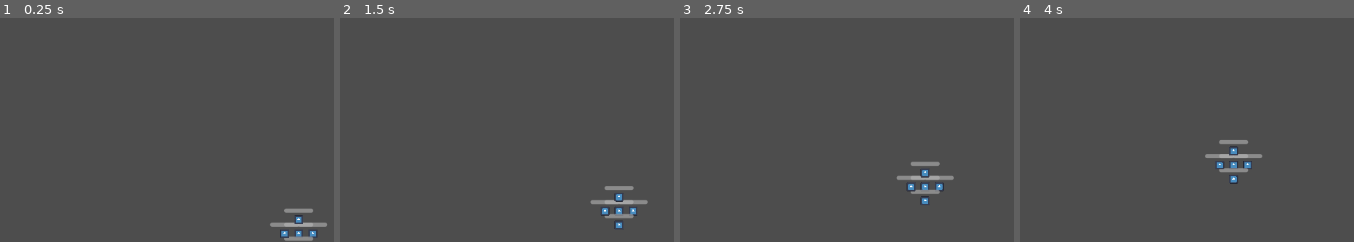
Above: before the commit, frames 1-4 (left to right).
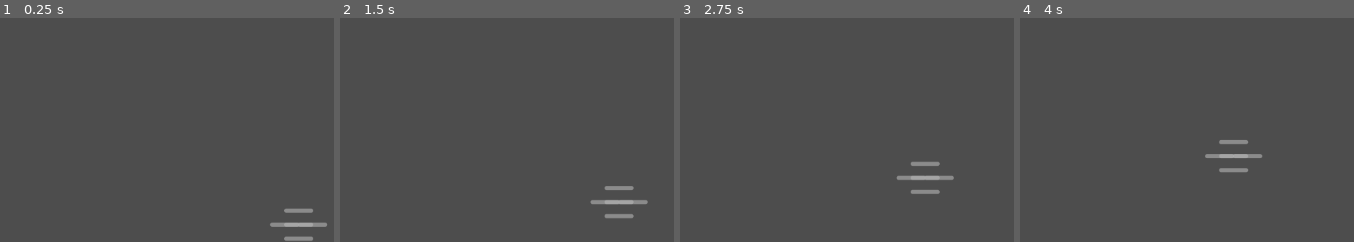
Above: after the commit, the same moments.

Repository: lm98/team-survival
Game: Godot game, scene res://scenes/game.tscn
Same seed, same stepped clock (60 frames per second), same inputs: the game is played once before the commit and once after it. The engine's default icon, where the game draws it, is replaced by a stand-in: a white triangle on a blue panel in a dark square.
Inputs (mouse positions are % of the whole screen's width and height, from its top left):
- Up to frame 1 (0.25 s): no input
- Up to frame 2 (1.5 s): tap Enter at 0.5 s; move the mouse to (69, 45) at 0.52 s; click (69, 45) at 0.6 s; move the mouse to (19, 55) at 1.27 s; click (19, 55) at 1.35 s
- Up to frame 3 (2.75 s): move the mouse to (55, 28) at 2.02 s; click (55, 28) at 2.1 s
- Up to frame 4 (4 s): move the mouse to (37, 70) at 2.77 s; click (37, 70) at 2.85 s; move the mouse to (79, 65) at 3.52 s; click (79, 65) at 3.6 s
The pictures show only the part of the screen within x 50-100%, y 50-100%; the shares and areas given below are measured in that part.

The runs differ from the first frame. In frame 1, 0.3% of the frame differs, in the area x 83-95%, y 87-99%; in frame 2, 0.4%; in frame 3, 0.4%; in frame 4, 0.4%, in the area x 58-70%, y 57-75%.

Commit message:
feat: add fighter red character

Diff:
--- /dev/null
+++ b/scenes/fighter_red.tscn
@@ -0,0 +1,85 @@
+[gd_scene load_steps=12 format=3 uid="uid://dcce2npwnklhf"]
+
+[ext_resource type="Script" path="res://scripts/team_member.gd" id="1_ryqld"]
+[ext_resource type="Texture2D" uid="uid://bcbxcmgwp8q43" path="res://assets/sprites/FighterRed.png" id="2_my3r3"]
+[ext_resource type="PackedScene" uid="uid://bj6kr4ty7c8f3" path="res://scenes/health_component.tscn" id="3_uterg"]
+
+[sub_resource type="AtlasTexture" id="AtlasTexture_ba867"]
+atlas = ExtResource("2_my3r3")
+region = Rect2(0, 0, 16, 16)
+
+[sub_resource type="AtlasTexture" id="AtlasTexture_13k0f"]
+atlas = ExtResource("2_my3r3")
+region = Rect2(0, 0, 16, 16)
+
+[sub_resource type="AtlasTexture" id="AtlasTexture_8d0g8"]
+atlas = ExtResource("2_my3r3")
+region = Rect2(0, 16, 16, 16)
+
+[sub_resource type="AtlasTexture" id="AtlasTexture_jqaf4"]
+atlas = ExtResource("2_my3r3")
+region = Rect2(0, 32, 16, 16)
+
+[sub_resource type="AtlasTexture" id="AtlasTexture_b8jb7"]
+atlas = ExtResource("2_my3r3")
+region = Rect2(0, 48, 16, 16)
+
+[sub_resource type="SpriteFrames" id="SpriteFrames_jpgfh"]
+animations = [{
+"frames": [{
+"duration": 1.0,
+"texture": SubResource("AtlasTexture_ba867")
+}],
+"loop": true,
+"name": &"idle",
+"speed": 5.0
+}, {
+"frames": [{
+"duration": 1.0,
+"texture": SubResource("AtlasTexture_13k0f")
+}, {
+"duration": 1.0,
+"texture": SubResource("AtlasTexture_8d0g8")
+}, {
+"duration": 1.0,
+"texture": SubResource("AtlasTexture_jqaf4")
+}, {
+"duration": 1.0,
+"texture": SubResource("AtlasTexture_b8jb7")
+}],
+"loop": true,
+"name": &"move",
+"speed": 5.0
+}]
+
+[sub_resource type="RectangleShape2D" id="RectangleShape2D_pv73l"]
+size = Vector2(12, 14)
+
+[sub_resource type="CircleShape2D" id="CircleShape2D_32xss"]
+
+[node name="FighterRed" type="CharacterBody2D"]
+collision_layer = 3
+script = ExtResource("1_ryqld")
+
+[node name="AnimatedSprite2D" type="AnimatedSprite2D" parent="."]
+sprite_frames = SubResource("SpriteFrames_jpgfh")
+animation = &"idle"
+autoplay = "idle"
+
+[node name="CollisionShape2D" type="CollisionShape2D" parent="."]
+position = Vector2(0, 1)
+shape = SubResource("RectangleShape2D_pv73l")
+
+[node name="HealthComponent" parent="." instance=ExtResource("3_uterg")]
+position = Vector2(0, -10)
+health = 30
+
+[node name="HurtBox" type="Area2D" parent="."]
+collision_layer = 0
+collision_mask = 4
+
+[node name="CollisionShape2D" type="CollisionShape2D" parent="HurtBox"]
+shape = SubResource("CircleShape2D_32xss")
+
+[connection signal="health_depleted" from="HealthComponent" to="." method="_on_health_component_health_depleted"]
+[connection signal="body_entered" from="HurtBox" to="." method="_on_hurt_box_body_entered"]
--- a/scenes/team_member.tscn
+++ b/scenes/team_member.tscn
@@ -1,25 +1,15 @@
-[gd_scene load_steps=6 format=3 uid="uid://b6nfxj6hr8867"]
+[gd_scene load_steps=3 format=3 uid="uid://b6nfxj6hr8867"]
 
 [ext_resource type="Script" path="res://scripts/team_member.gd" id="1_c6x2y"]
-[ext_resource type="Texture2D" uid="uid://dntcraeinvwhf" path="res://icon.svg" id="2_2h58l"]
 [ext_resource type="PackedScene" uid="uid://bj6kr4ty7c8f3" path="res://scenes/health_component.tscn" id="3_kj3eh"]
-
-[sub_resource type="RectangleShape2D" id="RectangleShape2D_hvxdq"]
-size = Vector2(14, 14)
-
-[sub_resource type="CircleShape2D" id="CircleShape2D_j1uxt"]
 
 [node name="TeamMember" type="CharacterBody2D"]
 collision_layer = 3
 script = ExtResource("1_c6x2y")
 
+[node name="AnimatedSprite2D" type="AnimatedSprite2D" parent="."]
+
 [node name="CollisionShape2D" type="CollisionShape2D" parent="."]
-shape = SubResource("RectangleShape2D_hvxdq")
-
-[node name="Icon" type="Sprite2D" parent="."]
-position = Vector2(1.19209e-07, -2.38419e-07)
-scale = Vector2(0.1, 0.1)
-texture = ExtResource("2_2h58l")
 
 [node name="HealthComponent" parent="." instance=ExtResource("3_kj3eh")]
 position = Vector2(0, -10)
@@ -30,7 +20,6 @@
 collision_mask = 4
 
 [node name="CollisionShape2D" type="CollisionShape2D" parent="HurtBox"]
-shape = SubResource("CircleShape2D_j1uxt")
 
 [connection signal="health_depleted" from="HealthComponent" to="." method="_on_health_component_health_depleted"]
 [connection signal="body_entered" from="HurtBox" to="." method="_on_hurt_box_body_entered"]
Binary file added: assets/Example 1.gif
Binary file added: assets/Example 2.gif
Binary file added: assets/Example 3.gif
Binary file added: assets/Example 4.gif
Binary file added: assets/sprites/FighterRed.png
Not shown, added: assets/sprites/FighterRed.png.import
